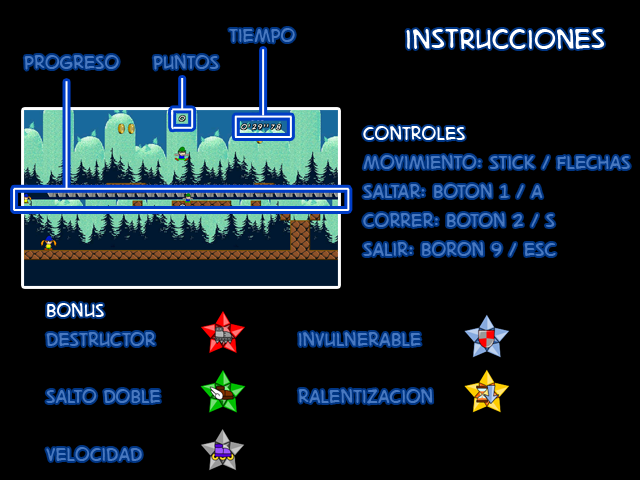
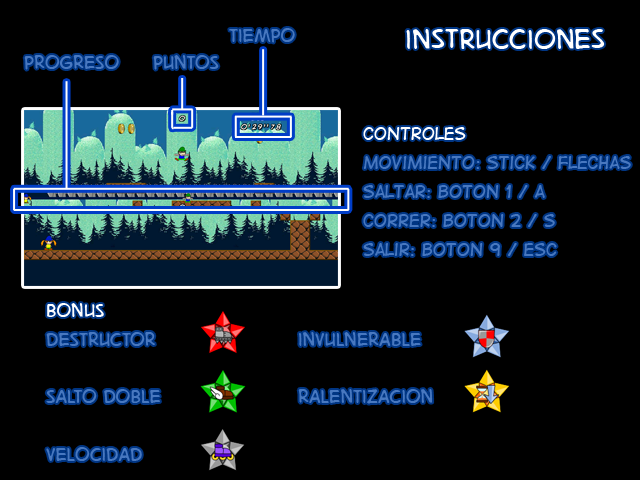
Layered file, before and after one edit (640 × 480). Changes by layer:
painted on "controles movimiento: stick / flechas saltar: boton 1 / a corre" over (363, 126, 631, 256)
